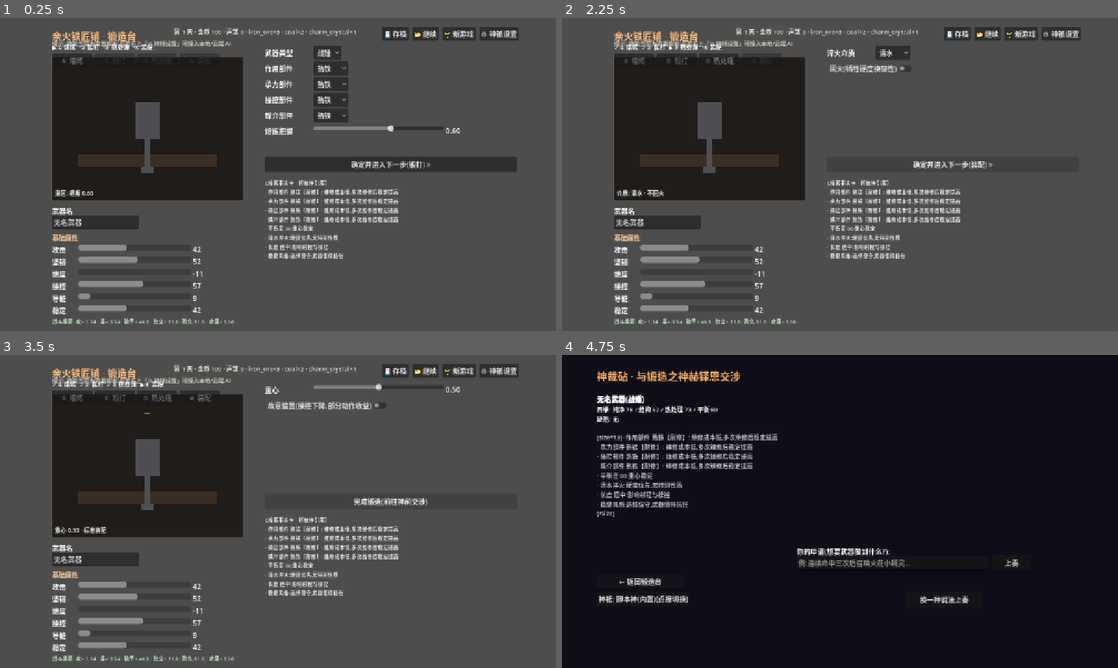
Above: before the commit, frames 1-4 (two rows, left to right).
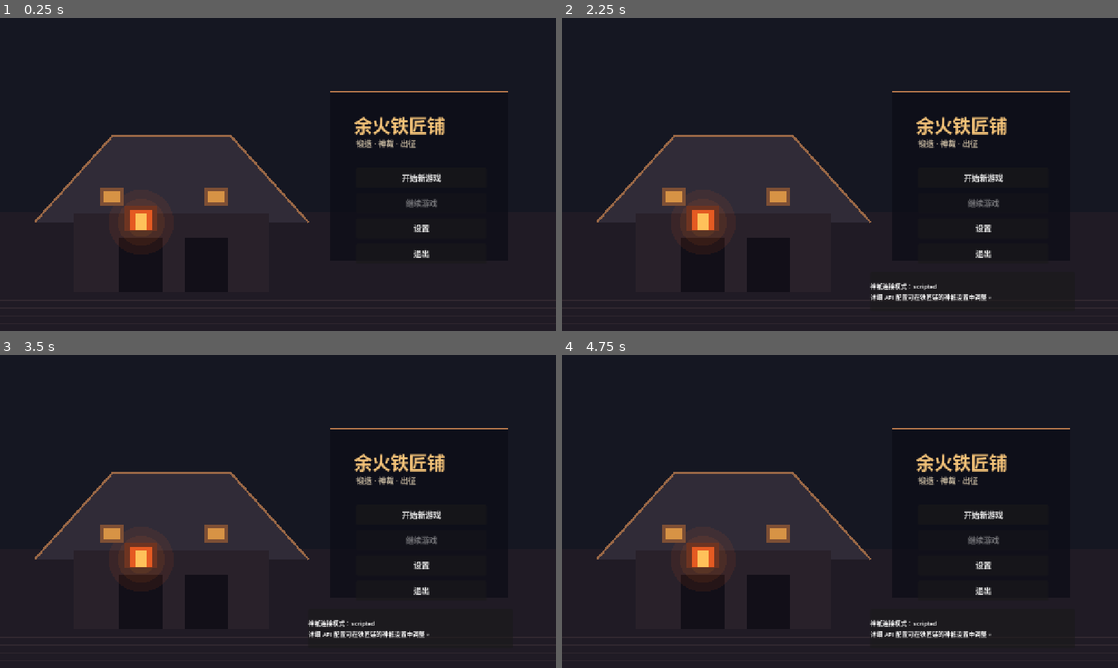
Above: after the commit, the same moments.

Repository: wuzhang114/forgegod
Game: Godot game, scene res://scenes/start/start_menu.tscn
The game is run twice, just before and just after one commit, with the same random seed, the same clock (stepped at 60 frames per second) and the same inputs. Before the commit the project starts from res://scenes/forge/forge_scene.tscn.
Inputs (mouse positions are in pixels of both pictures, inside the frame that each line leads up to):
- Up to frame 1 (0.25 s): no input
- Up to frame 2 (2.25 s): click (984, 227) at 0.5 s, where only the run after the commit has a clickable "设置"; click (951, 165) at 1.25 s, where only the run before the commit has a clickable "确定并进入下一步(锻打) >"; click (951, 165) at 2 s, where only the run before the commit has a clickable "确定并进入下一步(热处理) >"
- Up to frame 3 (3.5 s): click (389, 502) at 2.75 s, where only the run before the commit has a clickable "确定并进入下一步(装配) >"
- Up to frame 4 (4.75 s): click (951, 502) at 3.5 s, where only the run before the commit has a clickable "完成锻造(前往神前交涉)"; click (951, 502) at 4.25 s, where only the run before the commit has a clickable "前往神裁砧(交涉) >"

The runs differ from the first frame. In frame 1, 89% of the frame differs, in the area x 0-100%, y 0-100%; in frame 2, 89%; in frame 3, 89%; in frame 4, 21%.

Commit message:
docs: README 改为平实写法(去卖点/表格/emoji),清理临时目录

Diff:
--- a/godot-prototype/app/app_router.gd
+++ b/godot-prototype/app/app_router.gd
@@ -3,6 +3,8 @@
 extends RefCounted
 
 const SCENES := {
+	"start": "res://scenes/start/start_menu.tscn",
+	"workshop": "res://scenes/workshop/workshop_scene.tscn",
 	"forge": "res://scenes/forge/forge_scene.tscn",
 	"altar": "res://scenes/altar/altar_scene.tscn",
 	"armory": "res://scenes/armory/armory_scene.tscn",
--- a/godot-prototype/project.godot
+++ b/godot-prototype/project.godot
@@ -6,7 +6,7 @@
 
 config/name="ForgeGod Prototype"
 config/description="铁匠铺 x 锻造之神机制生成原型"
-run/main_scene="res://scenes/forge/forge_scene.tscn"
+run/main_scene="res://scenes/start/start_menu.tscn"
 config/features=PackedStringArray("4.6")
 
 [autoload]
--- a/godot-prototype/scenes/altar/altar_scene.gd
+++ b/godot-prototype/scenes/altar/altar_scene.gd
@@ -106,7 +106,7 @@
 	ui.back.position = Vector2(80, 505)
 	ui.back.custom_minimum_size = Vector2(200, 32)
 	ui.back.pressed.connect(func():
-		GameApp.goto("forge"))
+		GameApp.goto("workshop"))
 	add_child(ui.back)
 
 
--- a/godot-prototype/scenes/armory/armory_scene.gd
+++ b/godot-prototype/scenes/armory/armory_scene.gd
@@ -60,7 +60,7 @@
 	var home := Button.new()
 	home.text = "⟲ 回铁匠铺"
 	home.custom_minimum_size = Vector2(160, 40)
-	home.pressed.connect(func(): GameApp.goto("forge"))
+	home.pressed.connect(func(): GameApp.goto("workshop"))
 	bottom.add_child(home)
 
 
--- a/godot-prototype/scenes/battle/battle_demo.gd
+++ b/godot-prototype/scenes/battle/battle_demo.gd
@@ -421,7 +421,7 @@
 	if not last_report.is_empty():
 		var Settlement := preload("res://application/settle_day.gd")
 		Settlement.settle(GameApp.run, last_report)
-	GameApp.goto("forge")
+	GameApp.goto("workshop")
 
 
 func _update_units(animate: bool = true) -> void:
--- a/godot-prototype/scenes/forge/forge_scene.gd
+++ b/godot-prototype/scenes/forge/forge_scene.gd
@@ -92,6 +92,8 @@
 		ui.tip.text = "新局已开(第 1 天)")
 	mk.call("⚙ 神祇设置", func():
 		ui.god_panel.visible = not ui.god_panel.visible)
+	mk.call("← 回铁匠铺", func():
+		GameApp.goto("workshop"))
 	# 运行信息(经济/队伍;RunState 唯一来源)
 	ui.runinfo = Label.new()
 	ui.runinfo.position = Vector2(400, 20)
@@ -550,7 +552,7 @@
 			"facts": result_weapon, "durability": 100.0, "contracts": [], "holder_id": ""}
 		GameApp.run.weapons.append(instance)
 		Session.weapon_instance_id = str(instance.instance_id)
-		GameApp.goto("altar")
+	GameApp.goto("altar")
 		return
 	# 确定当前阶段
 	if not stage in done_stages:
--- /dev/null
+++ b/godot-prototype/scenes/start/start_menu.gd
@@ -0,0 +1,126 @@
+## 开始界面: 新游戏/继续游戏入口。真正的游戏从 WorkshopScene 开始。
+extends Control
+
+var continue_button: Button
+var settings_panel: PanelContainer
+var message: Label
+
+
+func _ready() -> void:
+	custom_minimum_size = Vector2(1280, 720)
+	_build_ui()
+	queue_redraw()
+
+
+func _draw() -> void:
+	# 低饱和深色底 + 手绘式铁匠铺剪影，避免把整张插画当作可走地图。
+	draw_rect(Rect2(Vector2.ZERO, size), Color("151722"))
+	draw_rect(Rect2(0, size.y * 0.62, size.x, size.y * 0.38), Color("201b25"))
+	var roof := PackedVector2Array([
+		Vector2(80, 470), Vector2(260, 270), Vector2(530, 270), Vector2(710, 470)])
+	draw_colored_polygon(roof, Color("302b37"))
+	draw_polyline(roof, Color("9a6846"), 5.0)
+	draw_rect(Rect2(170, 450, 450, 180), Color("29212a"))
+	draw_rect(Rect2(275, 505, 100, 125), Color("120f18"))
+	draw_rect(Rect2(425, 505, 100, 125), Color("120f18"))
+	# 火炉的三层发光色块，保持像素边缘。
+	for r in [75.0, 54.0, 34.0]:
+		draw_circle(Vector2(325, 470), r, Color(1.0, 0.35 + (75.0 - r) / 180.0, 0.08, 0.08))
+	draw_rect(Rect2(288, 432, 74, 58), Color("6e3421"))
+	draw_rect(Rect2(300, 442, 50, 46), Color("e45a22"))
+	draw_rect(Rect2(312, 450, 26, 38), Color("ffc15a"))
+	# 远处暖光窗户。
+	for x in [230, 470]:
+		draw_rect(Rect2(x, 390, 54, 42), Color("7d4f35"))
+		draw_rect(Rect2(x + 8, 398, 38, 26), Color("d79345"))
+	# 地面透视线。
+	for i in range(7):
+		var y := 650.0 + i * 18.0
+		draw_line(Vector2(0, y), Vector2(size.x, y), Color(0.32, 0.25, 0.27, 0.35), 2.0)
+	# 标题区域的暗板，保证文字可读。
+	draw_rect(Rect2(760, 170, 410, 390), Color(0.05, 0.05, 0.09, 0.78))
+	draw_line(Vector2(760, 170), Vector2(1170, 170), Color("b8794d"), 2.0)
+
+
+func _build_ui() -> void:
+	var title := Label.new()
+	title.text = "余火铁匠铺"
+	title.position = Vector2(815, 215)
+	title.add_theme_font_size_override("font_size", 42)
+	title.add_theme_color_override("font_color", Color("f3c278"))
+	add_child(title)
+
+	var subtitle := Label.new()
+	subtitle.text = "锻造 · 神裁 · 出征"
+	subtitle.position = Vector2(820, 275)
+	subtitle.add_theme_font_size_override("font_size", 18)
+	subtitle.modulate = Color("c7b9a0")
+	add_child(subtitle)
+
+	var menu := VBoxContainer.new()
+	menu.position = Vector2(820, 345)
+	menu.custom_minimum_size = Vector2(300, 0)
+	menu.add_theme_constant_override("separation", 12)
+	add_child(menu)
+
+	var new_button := _menu_button("开始新游戏")
+	new_button.pressed.connect(_on_new_game)
+	menu.add_child(new_button)
+	continue_button = _menu_button("继续游戏")
+	continue_button.pressed.connect(_on_continue)
+	menu.add_child(continue_button)
+	var settings_button := _menu_button("设置")
+	settings_button.pressed.connect(_toggle_settings)
+	menu.add_child(settings_button)
+	var quit_button := _menu_button("退出")
+	quit_button.pressed.connect(func() -> void: get_tree().quit())
+	menu.add_child(quit_button)
+
+	message = Label.new()
+	message.position = Vector2(820, 555)
+	message.custom_minimum_size = Vector2(330, 50)
+	message.autowrap_mode = TextServer.AUTOWRAP_WORD_SMART
+	message.modulate = Color("c7b9a0")
+	add_child(message)
+	_refresh_continue()
+
+
+func _menu_button(label_text: String) -> Button:
+	var button := Button.new()
+	button.text = label_text
+	button.custom_minimum_size = Vector2(300, 46)
+	button.add_theme_font_size_override("font_size", 18)
+	return button
+
+
+func _refresh_continue() -> void:
+	continue_button.disabled = not GameApp.has_save()
+	continue_button.tooltip_text = "读取最近一次存档" if not continue_button.disabled else "暂无存档"
+
+
+func _on_new_game() -> void:
+	GameApp.new_game(Time.get_ticks_msec())
+	GameApp.goto("workshop")
+
+
+func _on_continue() -> void:
+	if GameApp.continue_game():
+		GameApp.goto("workshop")
+	else:
+		message.text = "没有可读取的存档。"
+
+
+func _toggle_settings() -> void:
+	if is_instance_valid(settings_panel):
+		settings_panel.queue_free()
+		settings_panel = null
+		return
+	settings_panel = PanelContainer.new()
+	settings_panel.position = Vector2(710, 585)
+	settings_panel.custom_minimum_size = Vector2(470, 90)
+	add_child(settings_panel)
+	var label := Label.new()
+	var mode := str(GameApp.run.world_flags.get("god_mode", "scripted"))
+	label.text = "神祇连接模式：%s\n详细 API 配置可在铁匠铺的神祇设置中调整。" % mode
+	label.add_theme_font_size_override("font_size", 14)
+	settings_panel.add_child(label)
--- /dev/null
+++ b/godot-prototype/scenes/start/start_menu.tscn
@@ -0,0 +1,12 @@
+[gd_scene load_steps=2 format=3]
+
+[ext_resource type="Script" path="res://scenes/start/start_menu.gd" id="1_menu"]
+
+[node name="StartMenu" type="Control"]
+layout_mode = 3
+anchors_preset = 15
+anchor_right = 1.0
+anchor_bottom = 1.0
+grow_horizontal = 2
+grow_vertical = 2
+script = ExtResource("1_menu")
--- /dev/null
+++ b/godot-prototype/scenes/workshop/workshop_scene.gd
@@ -0,0 +1,363 @@
+## 铁匠铺据点: 真实 2.5D / HD-2D 原型。
+## 3D 地面、正交相机、灯光和阴影提供空间层次;角色使用像素 Sprite3D。
+## 复杂操作由交互点打开既有全屏 UI,据点本身只负责移动、遮挡和剧情入口。
+extends Node3D
+
+const PLAYER_SPEED := 3.8
+const WORLD_LIMIT := Vector2(7.0, 5.0)
+const PLAYER_TEXTURE_SIZE := Vector2(32.0, 48.0)
+
+var player: CharacterBody3D
+var player_sprite: Sprite3D
+var player_shadow: MeshInstance3D
+var fire_light: OmniLight3D
+var interactables: Array[Dictionary] = []
+var prompt: Label
+var toast: Label
+var hud: Label
+var _nearby_id := ""
+var _toast_until := 0.0
+var _mira_spoken := false
+
+
+func _ready() -> void:
+	_build_environment()
+	_build_workshop()
+	_build_player()
+	_build_hud()
+	_refresh_hud()
+
+
+func _process(_delta: float) -> void:
+	if fire_light != null:
+		fire_light.light_energy = 2.0 + sin(Time.get_ticks_msec() * 0.009) * 0.18
+	if _toast_until > 0.0 and Time.get_ticks_msec() / 1000.0 > _toast_until:
+		toast.text = ""
+	_refresh_prompt()
+
+
+func _physics_process(delta: float) -> void:
+	if player == null:
+		return
+	var direction := Vector2.ZERO
+	if Input.is_key_pressed(KEY_A) or Input.is_key_pressed(KEY_LEFT):
+		direction.x -= 1.0
+	if Input.is_key_pressed(KEY_D) or Input.is_key_pressed(KEY_RIGHT):
+		direction.x += 1.0
+	if Input.is_key_pressed(KEY_W) or Input.is_key_pressed(KEY_UP):
+		direction.y -= 1.0
+	if Input.is_key_pressed(KEY_S) or Input.is_key_pressed(KEY_DOWN):
+		direction.y += 1.0
+	if direction.length_squared() > 0.0:
+		direction = direction.normalized()
+		# 世界 X/Z 对应屏幕斜向移动，形成逸剑风云决式斜俯视感。
+		player.position.x += direction.x * PLAYER_SPEED * delta
+		player.position.z += direction.y * PLAYER_SPEED * delta
+		player.position.x = clampf(player.position.x, -WORLD_LIMIT.x, WORLD_LIMIT.x)
+		player.position.z = clampf(player.position.z, -WORLD_LIMIT.y, WORLD_LIMIT.y)
+		player_sprite.flip_h = direction.x < 0.0
+		player_sprite.position.y = 0.72 + sin(Time.get_ticks_msec() * 0.012) * 0.018
+		player_shadow.position = Vector3(player.position.x, 0.035, player.position.z)
+
+
+func _unhandled_input(event: InputEvent) -> void:
+	if event is InputEventKey and event.pressed and not event.echo:
+		if event.keycode == KEY_E or event.keycode == KEY_SPACE:
+			_interact()
+		elif event.keycode == KEY_ESCAPE:
+			GameApp.goto("start")
+
+
+func _build_environment() -> void:
+	var environment_node := WorldEnvironment.new()
+	var environment := Environment.new()
+	environment.background_mode = Environment.BG_COLOR
+	environment.background_color = Color("151722")
+	environment.ambient_light_source = Environment.AMBIENT_SOURCE_COLOR
+	environment.ambient_light_color = Color("9a8a9b")
+	environment.ambient_light_energy = 0.42
+	environment.tonemap_mode = Environment.TONE_MAPPER_FILMIC
+	environment_node.environment = environment
+	add_child(environment_node)
+
+	var camera := Camera3D.new()
+	camera.projection = Camera3D.PROJECTION_ORTHOGONAL
+	camera.size = 11.0
+	camera.position = Vector3(8.0, 8.5, 10.0)
+	camera.look_at(Vector3(0.0, 0.0, 0.0), Vector3.UP)
+	camera.current = true
+	add_child(camera)
+
+	var sun := DirectionalLight3D.new()
+	sun.light_color = Color("d9c5ae")
+	sun.light_energy = 0.72
+	sun.shadow_enabled = true
+	sun.rotation_degrees = Vector3(-48.0, -32.0, 0.0)
+	add_child(sun)
+
+
+func _build_workshop() -> void:
+	# 地面是低多边形石板，保持材质块面而不是一张平面插画。
+	_add_box("Floor", Vector3(16.0, 0.18, 12.0), Vector3(0.0, -0.1, 0.0), Color("4e463f"))
+	_add_box("BackWall", Vector3(16.0, 3.2, 0.28), Vector3(0.0, 1.5, -5.7), Color("302c35"))
+	_add_box("LeftWall", Vector3(0.28, 3.2, 11.5), Vector3(-7.8, 1.5, 0.0), Color("292833"))
+	_add_box("RightWall", Vector3(0.28, 3.2, 11.5), Vector3(7.8, 1.5, 0.0), Color("292833"))
+
+	# 后景木梁和屋顶层次。
+	_add_box("BeamTop", Vector3(15.0, 0.28, 0.45), Vector3(0.0, 3.0, -5.45), Color("614936"))
+	_add_box("BeamLeft", Vector3(0.32, 2.7, 0.45), Vector3(-5.5, 1.55, -5.42), Color("614936"))
+	_add_box("BeamRight", Vector3(0.32, 2.7, 0.45), Vector3(5.5, 1.55, -5.42), Color("614936"))
+
+	# 设施位置：交互位置与视觉物件分离，方便以后替换正式资源。
+	_add_forge(Vector3(-4.7, 0.0, -3.9))
+	_add_altar(Vector3(0.0, 0.0, -4.1))
+	_add_weapon_rack(Vector3(4.4, 0.0, -3.7))
+	_add_board(Vector3(-4.7, 0.0, 1.7), Color("986340"), "委托板")
+	_add_board(Vector3(4.4, 0.0, 1.7), Color("65788b"), "地图桌")
+	_add_npc(Vector3(-1.65, 0.0, 1.35))
+	_add_exit(Vector3(0.0, 0.0, 4.8))
+
+	interactables = [
+		{"id": "forge", "position": Vector3(-3.6, 0.0, -2.9), "label": "铁砧 · 锻造"},
+		{"id": "altar", "position": Vector3(0.0, 0.0, -3.0), "label": "神裁砧 · 交涉"},
+		{"id": "armory", "position": Vector3(3.5, 0.0, -2.8), "label": "武器架 · 整装"},
+		{"id": "orders", "position": Vector3(-3.6, 0.0, 1.0), "label": "委托板 · 订单（即将开放）"},
+		{"id": "adventure", "position": Vector3(3.5, 0.0, 1.0), "label": "地图桌 · 出征（即将开放）"},
+		{"id": "mira", "position": Vector3(-1.65, 0.0, 1.35), "label": "弥菈 · 对话"},
+		{"id": "exit", "position": Vector3(0.0, 0.0, 4.0), "label": "门口 · 离开铁匠铺"},
+	]
+
+
+func _build_player() -> void:
+	player = CharacterBody3D.new()
+	player.name = "Player"
+	player.position = Vector3(0.0, 0.72, 2.6)
+	add_child(player)
+	player_sprite = Sprite3D.new()
+	player_sprite.name = "PlayerSprite"
+	player_sprite.texture = _make_player_texture()
+	player_sprite.pixel_size = 0.03
+	player_sprite.billboard = 2 # Y billboard: 面向镜头但保持站立
+	player_sprite.shaded = true
+	player_sprite.texture_filter = 1 # nearest
+	player.add_child(player_sprite)
+	player_shadow = _add_cylinder("PlayerShadow", Vector3(0.72, 0.04, 0.42), Vector3(player.position.x, 0.035, player.position.z), Color(0.04, 0.03, 0.04, 0.6))
+
+
+func _build_hud() -> void:
+	var layer := CanvasLayer.new()
+	add_child(layer)
+	var top := ColorRect.new()
+	top.color = Color(0.05, 0.05, 0.08, 0.82)
+	top.position = Vector2(0, 0)
+	top.size = Vector2(1280, 60)
+	layer.add_child(top)
+	hud = Label.new()
+	hud.position = Vector2(28, 14)
+	hud.add_theme_font_size_override("font_size", 15)
+	hud.modulate = Color("ead8b8")
+	layer.add_child(hud)
+	var title := Label.new()
+	title.text = "铁匠铺"
+	title.position = Vector2(1080, 14)
+	title.add_theme_font_size_override("font_size", 18)
+	title.modulate = Color("f0bd76")
+	layer.add_child(title)
+	prompt = Label.new()
+	prompt.position = Vector2(455, 635)
+	prompt.custom_minimum_size = Vector2(370, 48)
+	prompt.horizontal_alignment = HORIZONTAL_ALIGNMENT_CENTER
+	prompt.add_theme_font_size_override("font_size", 18)
+	prompt.modulate = Color("ffe0a0")
+	layer.add_child(prompt)
+	toast = Label.new()
+	toast.position = Vector2(28, 640)
+	toast.add_theme_font_size_override("font_size", 14)
+	toast.modulate = Color("b6c9d2")
+	layer.add_child(toast)
+
+
+func _refresh_hud() -> void:
+	if hud == null or GameApp.run == null:
+		return
+	var Inventory := preload("res://domain/economy/inventory.gd")
+	var rep := float(GameApp.run.world_flags.get("reputation", 0.0))
+	hud.text = "第 %d 天   金币 %.0f   声望 %.0f   %s" % [GameApp.run.current_day, GameApp.run.money, rep, Inventory.describe(GameApp.run)]
+
+
+func _refresh_prompt() -> void:
+	if player == null or prompt == null:
+		return
+	var nearest := ""
+	var nearest_label := ""
+	var best := 1.15
+	for item in interactables:
+		var distance := player.position.distance_to(item.position)
+		if distance < best:
+			best = distance
+			nearest = str(item.id)
+			nearest_label = str(item.label)
+	_nearby_id = nearest
+	prompt.text = "[E]  " + nearest_label if nearest != "" else "WASD / 方向键移动 · 靠近设施按 E 互动"
+
+
+func _interact() -> void:
+	if _nearby_id == "":
+		return
+	match _nearby_id:
+		"forge":
+			GameApp.goto("forge")
+		"altar":
+			GameApp.goto("altar")
+		"armory":
+			GameApp.goto("armory")
+		"exit":
+			GameApp.goto("start")
+		"mira":
+			if _mira_spoken:
+				_show_toast("弥菈：先把第一件武器打出来，神明才会认真听。")
+			else:
+				_mira_spoken = true
+				GameApp.run.world_flags["intro_mira_met"] = true
+				_show_toast("弥菈：欢迎来到余火铁匠铺。铁砧在左边，出征地图还在等我们。")
+		_:
+			_show_toast("这里的功能正在准备中。")
+
+
+func _show_toast(text_value: String) -> void:
+	toast.text = text_value
+	_toast_until = Time.get_ticks_msec() / 1000.0 + 3.2
+
+
+func _add_forge(pos: Vector3) -> void:
+	_add_box("ForgeBase", Vector3(2.2, 0.8, 1.3), pos + Vector3(0, 0.4, 0), Color("5e4b42"))
+	_add_box("ForgeHood", Vector3(1.7, 1.4, 1.0), pos + Vector3(0, 1.4, -0.1), Color("39333a"))
+	var coal := _add_box("ForgeFire", Vector3(0.75, 0.48, 0.12), pos + Vector3(0, 0.76, -0.56), Color("eb622e"))
+	fire_light = OmniLight3D.new()
+	fire_light.light_color = Color("ff8844")
+	fire_light.light_energy = 2.0
+	fire_light.omni_range = 5.0
+	fire_light.shadow_enabled = true
+	fire_light.position = pos + Vector3(0, 1.2, -0.8)
+	add_child(fire_light)
+	_add_label("ForgeLabel", "铁砧", pos + Vector3(0, 2.35, 0), Color("ffd39a"))
+
+
+func _add_altar(pos: Vector3) -> void:
+	_add_cylinder("Altar", Vector3(1.0, 0.28, 1.0), pos + Vector3(0, 0.18, 0), Color("6f6687"))
+	_add_box("AltarStone", Vector3(0.7, 0.6, 0.7), pos + Vector3(0, 0.62, 0), Color("8f82a4"))
+	_add_label("AltarLabel", "神裁砧", pos + Vector3(0, 1.55, 0), Color("d0c1ef"))
+
+
+func _add_weapon_rack(pos: Vector3) -> void:
+	_add_box("Rack", Vector3(2.4, 1.9, 0.35), pos + Vector3(0, 0.95, 0), Color("684a37"))
+	for x in [-0.7, 0.0, 0.7]:
+		_add_box("RackWeapon", Vector3(0.1, 1.2, 0.1), pos + Vector3(x, 1.2, -0.28), Color("b88b54"))
+	_add_label("RackLabel", "武器架", pos + Vector3(0, 2.25, 0), Color("f0d19a"))
+
+
+func _add_board(pos: Vector3, color: Color, label_text: String) -> void:
+	_add_box(label_text, Vector3(1.7, 1.7, 0.25), pos + Vector3(0, 0.85, 0), color)
+	_add_box(label_text + "Post", Vector3(0.16, 1.0, 0.3), pos + Vector3(-0.65, 0.5, 0), Color("4c382c"))
+	_add_box(label_text + "Post2", Vector3(0.16, 1.0, 0.3), pos + Vector3(0.65, 0.5, 0), Color("4c382c"))
+	_add_label(label_text + "Label", label_text, pos + Vector3(0, 2.0, 0), Color("d8d2c2"))
+
+
+func _add_exit(pos: Vector3) -> void:
+	_add_box("ExitDoor", Vector3(1.8, 2.6, 0.3), pos + Vector3(0, 1.3, -0.1), Color("352b35"))
+	_add_box("ExitGlow", Vector3(1.1, 1.8, 0.08), pos + Vector3(0, 1.1, -0.28), Color("6e5261"))
+	_add_label("ExitLabel", "出口", pos + Vector3(0, 2.9, 0), Color("c6b7be"))
+
+
+func _add_npc(pos: Vector3) -> void:
+	var npc := Node3D.new()
+	npc.name = "Mira"
+	npc.position = pos
+	add_child(npc)
+	var sprite := Sprite3D.new()
+	sprite.name = "MiraSprite"
+	sprite.texture = _make_player_texture()
+	sprite.modulate = Color("d9a2c1")
+	sprite.pixel_size = 0.03
+	sprite.billboard = 2
+	sprite.shaded = true
+	sprite.texture_filter = 1
+	npc.add_child(sprite)
+	_add_label("MiraLabel", "弥菈", pos + Vector3(0, 1.65, 0), Color("f0b9d5"))
+
+
+func _add_label(node_name: String, text_value: String, pos: Vector3, color: Color) -> void:
+	var label := Label3D.new()
+	label.name = node_name
+	label.text = text_value
+	label.position = pos
+	label.modulate = color
+	label.font_size = 32
+	label.outline_size = 8
+	label.outline_modulate = Color(0.05, 0.04, 0.06, 0.85)
+	label.billboard = 1
+	add_child(label)
+
+
+func _add_box(node_name: String, box_size: Vector3, pos: Vector3, color: Color) -> MeshInstance3D:
+	var mesh := BoxMesh.new()
+	mesh.size = box_size
+	var node := MeshInstance3D.new()
+	node.name = node_name
+	node.mesh = mesh
+	node.position = pos
+	node.material_override = _material(color)
+	add_child(node)
+	return node
+
+
+func _add_cylinder(node_name: String, dimensions: Vector3, pos: Vector3, color: Color) -> MeshInstance3D:
+	var mesh := CylinderMesh.new()
+	mesh.top_radius = dimensions.x * 0.5
+	mesh.bottom_radius = dimensions.x * 0.5
+	mesh.height = dimensions.y
+	var node := MeshInstance3D.new()
+	node.name = node_name
+	node.mesh = mesh
+	node.scale.z = dimensions.z / maxf(dimensions.x, 0.01)
+	node.position = pos
+	node.material_override = _material(color)
+	add_child(node)
+	return node
+
+
+func _material(color: Color) -> StandardMaterial3D:
+	var material := StandardMaterial3D.new()
+	material.albedo_color = color
+	material.roughness = 0.88
+	return material
+
+
+func _make_player_texture() -> Texture2D:
+	var image := Image.create(32, 48, false, Image.FORMAT_RGBA8)
+	image.fill(Color(0, 0, 0, 0))
+	var skin := Color("dca982")
+	var coat := Color("3f6c82")
+	var apron := Color("c58b52")
+	var dark := Color("1d2430")
+	var boot := Color("3b2a2b")
+	# 32x48 的块面像素人：头、围裙、手臂、靴子和锤子。
+	_fill_pixels(image, Rect2i(11, 5, 10, 9), skin)
+	_fill_pixels(image, Rect2i(9, 3, 14, 4), dark)
+	_fill_pixels(image, Rect2i(8, 14, 16, 15), coat)
+	_fill_pixels(image, Rect2i(11, 17, 10, 16), apron)
+	_fill_pixels(image, Rect2i(6, 16, 4, 13), coat)
+	_fill_pixels(image, Rect2i(22, 16, 4, 13), coat)
+	_fill_pixels(image, Rect2i(10, 29, 5, 14), dark)
+	_fill_pixels(image, Rect2i(17, 29, 5, 14), dark)
+	_fill_pixels(image, Rect2i(8, 41, 8, 4), boot)
+	_fill_pixels(image, Rect2i(16, 41, 8, 4), boot)
+	_fill_pixels(image, Rect2i(24, 22, 7, 3), Color("b9c1c2"))
+	_fill_pixels(image, Rect2i(29, 20, 3, 7), Color("d9a45a"))
+	return ImageTexture.create_from_image(image)
+
+
+func _fill_pixels(image: Image, rect: Rect2i, color: Color) -> void:
+	for x in range(rect.position.x, rect.end.x):
+		for y in range(rect.position.y, rect.end.y):
+			image.set_pixel(x, y, color)
--- /dev/null
+++ b/godot-prototype/scenes/workshop/workshop_scene.tscn
@@ -0,0 +1,6 @@
+[gd_scene load_steps=2 format=3]
+
+[ext_resource type="Script" path="res://scenes/workshop/workshop_scene.gd" id="1_workshop"]
+
+[node name="WorkshopScene" type="Node3D"]
+script = ExtResource("1_workshop")
Not shown, added: godot-prototype/adapters/negotiation/context_builder.gd.uid
Not shown, added: godot-prototype/adapters/negotiation/god_config.gd.uid
Not shown, added: godot-prototype/adapters/negotiation/http_probe.gd.uid
Not shown, added: godot-prototype/adapters/negotiation/local_ai_adapter.gd.uid
Not shown, added: godot-prototype/adapters/negotiation/remote_ai_adapter.gd.uid
Not shown, added: godot-prototype/adapters/negotiation/scripted_god_adapter.gd.uid
Not shown, added: godot-prototype/app/app_router.gd.uid
Not shown, added: godot-prototype/app/game_app.gd.uid
Not shown, added: godot-prototype/app/run_state.gd.uid
Not shown, added: godot-prototype/app/save_repository.gd.uid
Not shown, added: godot-prototype/application/equip_weapon.gd.uid
Not shown, added: godot-prototype/application/negotiation_provider.gd.uid
(and 35 more such lines)
